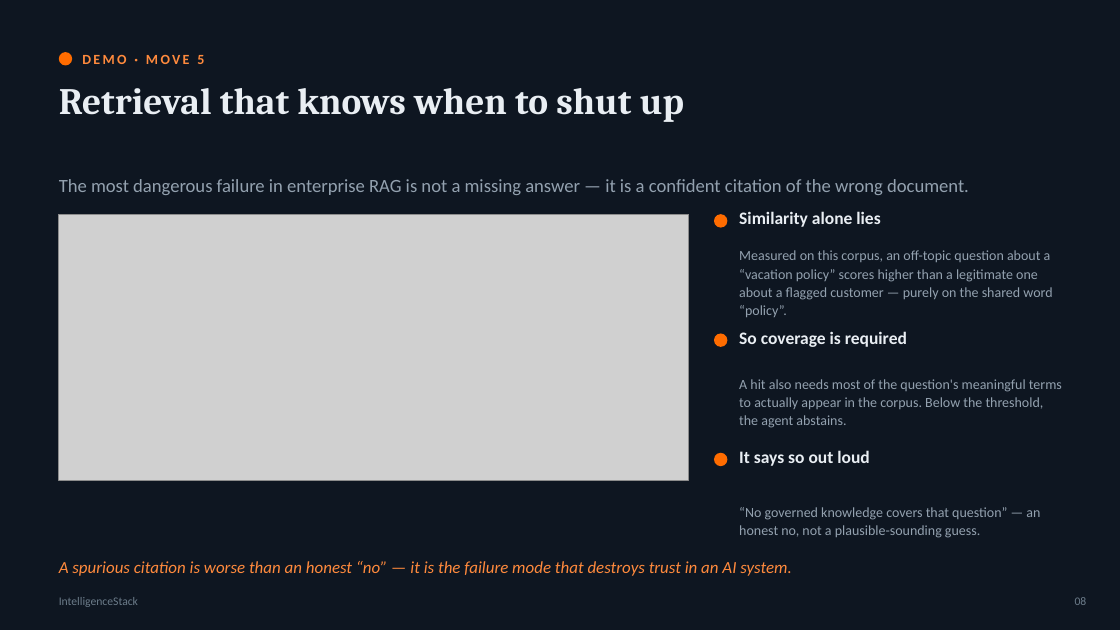
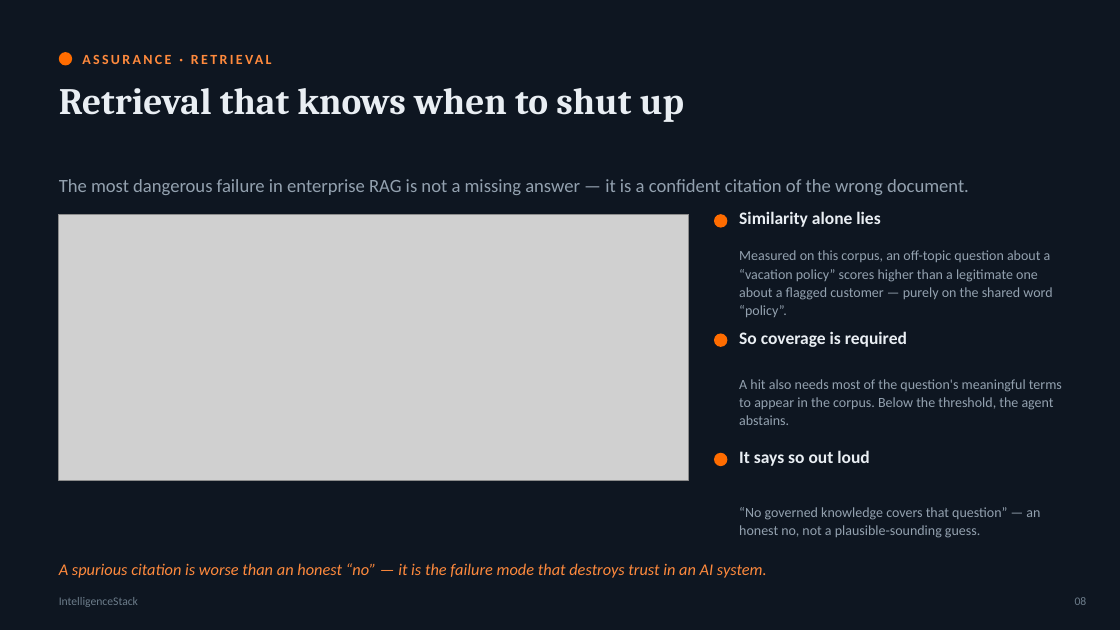
Before and after one commit to atharvvani464/IntelligenceStack, a slide deck: slide 8 of IntelligenceStack_Executive_Deck.pptx. Drawn at 1120x630 pixels with LibreOffice and Linux fonts; fonts in the diff are those of the drawing; grey boxes stand for pictures. Boxes give left, top, right and bottom in pixels: in the first picture for what was removed or moved away, otherwise in the second. Text is boxed around its words. In the diff, an @@ line names an element or a change of style, - is before the commit and + after.

```diff
--- a/IntelligenceStack_Executive_Deck.pptx
+++ b/IntelligenceStack_Executive_Deck.pptx
@@ text at <box>82,55,204,64</box>: text changed @@
-DEMO · MOVE 5
+ASSURANCE · RETRIEVAL
@@ text at <box>739,379,1062,425</box>: text changed @@
-A hit also needs most of the question's meaningful terms to actually appear in the corpus. Below the threshold, the agent abstains.
+A hit also needs most of the question's meaningful terms to appear in the corpus. Below the threshold, the agent abstains.
@@ text "A spurious citation is worse ..." at <box>59,563,767,578</box>: size 14.5 to 14 pt @@
```
Also in this commit, not shown: 11 other slides changed, 3 slides added, 2 slides removed, 1 other file.
